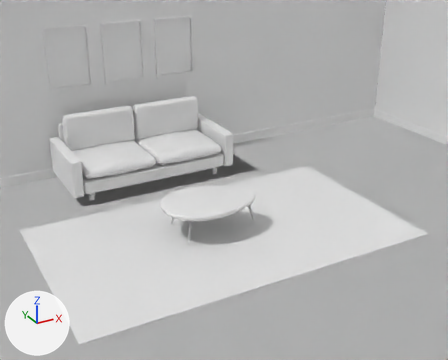
The Blender file Salon/Salon.blend: old version first, new version second.
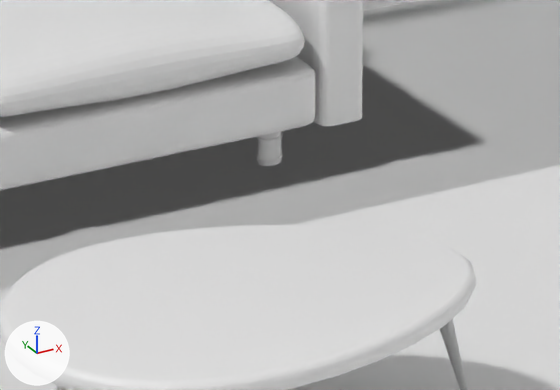
Each version appears first from a camera (50 mm lens) standing at (-2.45, -6.44, 2.94) and looking at (0.22, -1.58, 0.51), and next in a close-up on the part from 36% to 61% of the width and 39% to 61% of the height. Arrows for +X, +Y and +Z are at lower left; the lights stay in place.

The scene before the commit, as lines of its bpy script (objects in view):
```python
me_plane = bpy.data.meshes.new('Plane')
me_plane.from_pydata(...)  # 810 vertices, 755 faces; spans x -0.029..0.972, y -0.475..0.451, z -0.1..0.7
me_plane.materials.append(None)
me_plane_001 = bpy.data.meshes.new('Plane.001')
me_plane_001.from_pydata(...)  # 12 vertices, 8 faces; spans x -4.0..4.0, y -7.51..0.49, z 0.0
me_plane_007 = bpy.data.meshes.new('Plane.007')
me_plane_007.from_pydata([(-1.6, -2.69, 0.0), (1.89, -2.69, 0.0), (-1.6, -0.69, 0.0), (1.89, -0.69, 0.0), (-1.6, -0.69, 0.01), (-1.6, -2.69, 0.01), (1.89, -2.69, 0.01), (1.89, -0.69, 0.01)], [], [(5, 6, 7, 4), (0, 1, 6, 5), (1, 3, 7, 6), (2, 0, 5, 4), (3, 2, 4, 7)])
ob_hali = bpy.data.objects.new('Hali', me_plane_007)
ob_hali.location = (0.0, 0.0, 0.0)
ob_koltuk = bpy.data.objects.new('koltuk', me_plane)
ob_koltuk.location = (0.0, 0.0, 0.12)
_m = ob_koltuk.modifiers.new('Mirror', 'MIRROR')
_m.merge_threshold = 0.0
_m = ob_koltuk.modifiers.new('Subdivision', 'SUBSURF')
_m.levels = 2
ob_parke = bpy.data.objects.new('Parke', me_plane_001)
ob_parke.location = (0.0, 0.0, 0.0)
# also in view: 'sehpa' at (0.05, -1.57, 0.18)
```
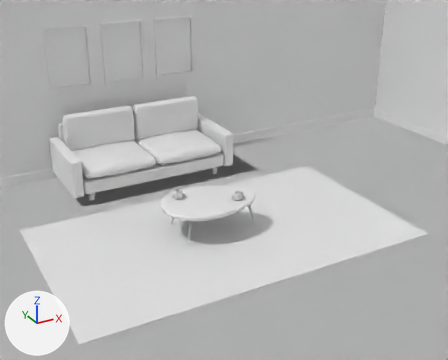
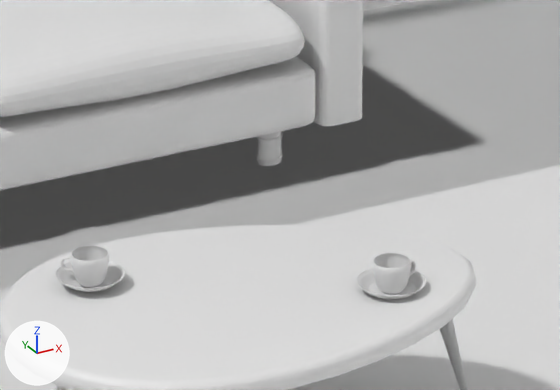
What changed in the scene script:
```text
Add me_circle_002:
    me_circle_002.from_pydata(...)  # 950 vertices, 540 faces; spans x -1.69..1.74, y -1.71..1.71, z 0.1..1.69
Add ob_circle_001:
    ob_circle_001 = bpy.data.objects.new('Circle.001', me_circle_002)
    ob_circle_001.location = (0.305, -1.716, 0.341)
    ob_circle_001.rotation_euler = (0.0, 0.0, -2.816)  # degrees (0, 0, -161)
    ob_circle_001.scale = (0.0413, 0.0413, 0.0413)
    _m = ob_circle_001.modifiers.new('Subdivision', 'SUBSURF')
    _m.levels = 2
    _m = ob_circle_001.modifiers.new('Solidify', 'SOLIDIFY')
    _m.thickness = 0.02
Add ob_circle:
    ob_circle = bpy.data.objects.new('Circle', me_circle_002.copy())
    ob_circle.location = (-0.188, -1.407, 0.341)
    ob_circle.rotation_euler = (0.0, 0.0, -0.648)  # degrees (0, 0, -37)
    ob_circle.scale = (0.0413, 0.0413, 0.0413)
    _m = ob_circle.modifiers.new('Subdivision', 'SUBSURF')
    _m.levels = 2
    _m = ob_circle.modifiers.new('Solidify', 'SOLIDIFY')
    _m.thickness = 0.02
```

Location of each change, [x1, y1, x2, y2] in pixels of the close-ups (560 x 390 px):
'Circle', added: after [55, 246, 125, 292]
'Circle.001', added: after [356, 253, 427, 299]
